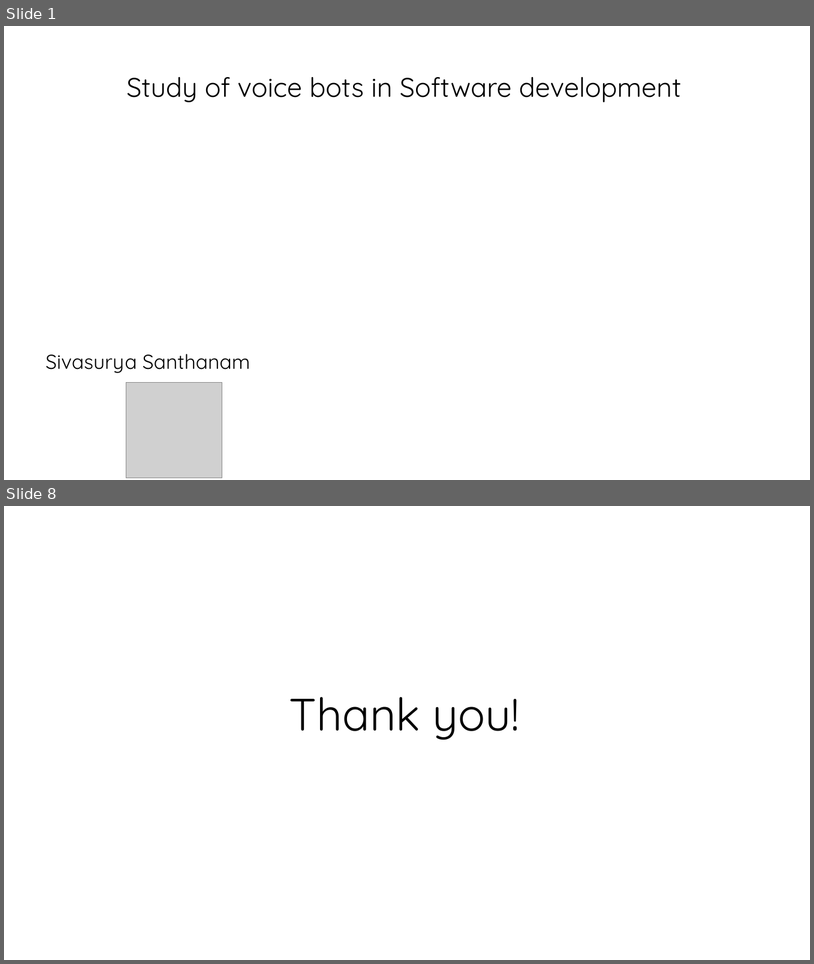
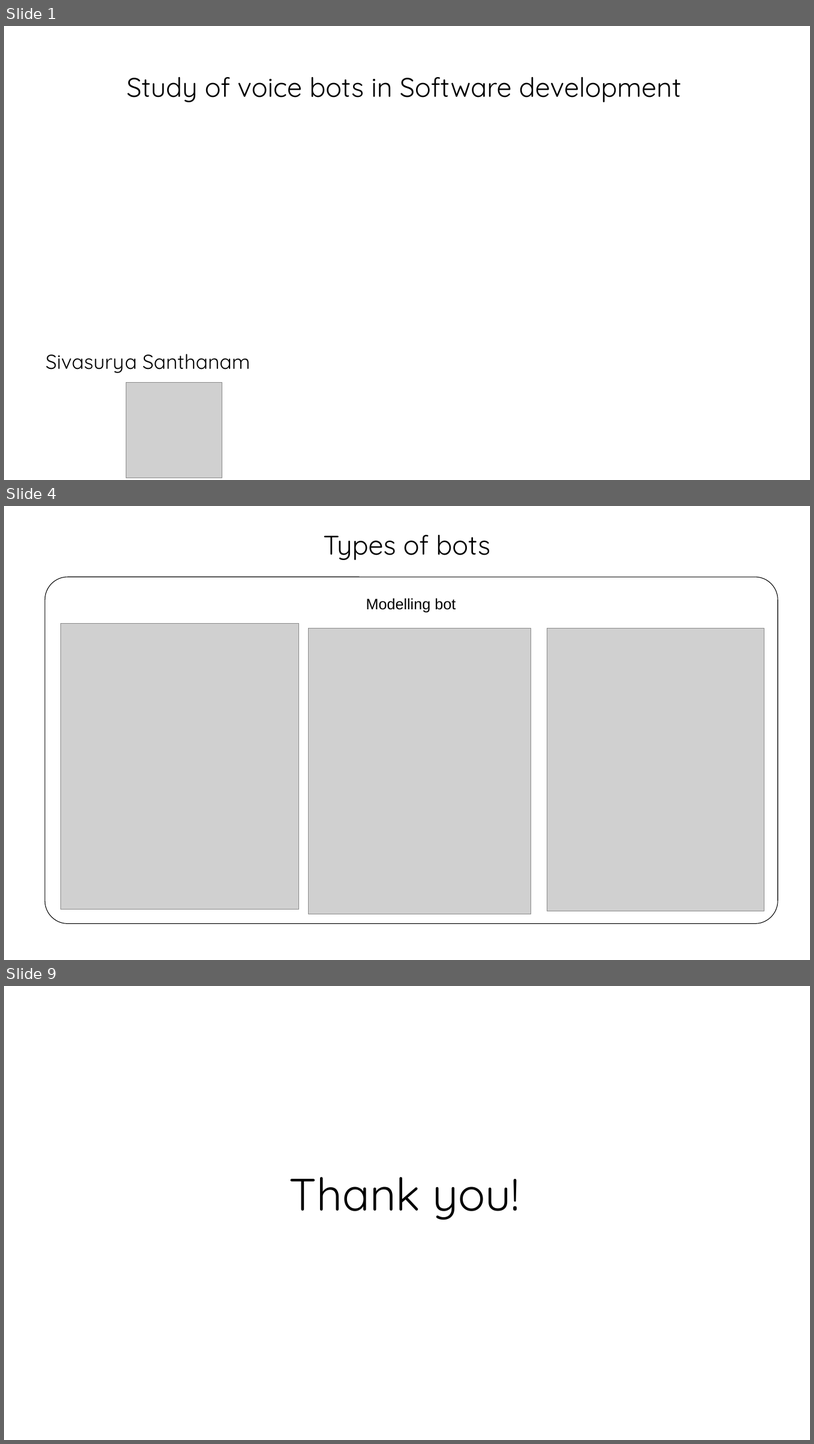
Before and after one commit to chmodsss/interviews-study, a slide deck: interview-artifacts.pptx. Shown one above the other, each under a label of ours: slides 1 and 8 before the commit, slides 1, 4 and 9 after it; the slides between them are not shown. The pictures are 814x964 and 814x1444 pixels, drawn with LibreOffice and Linux fonts; fonts in the diff are those of the drawing; grey boxes stand for pictures; background and template pictures are left out. Boxes give left, top, right and bottom in pixels: in the first picture for what was removed or moved away, otherwise in the second. Text is boxed around its words. In the diff, an @@ line names an element or a change of style, - is before the commit and + after.

```diff
--- a/interview-artifacts.pptx
+++ b/interview-artifacts.pptx
@@ slide 4 added at <box>4,506,810,960</box>, background #FFFFFF @@
@@ title added at <box>323,535,491,560</box>, 32 pt, text #000000 @@
+Types of bots
@@ rounded rectangle added at <box>45,577,779,923</box>, outline #000000 0.75 pt @@
@@ text added at <box>366,598,456,613</box>, 18 pt, text #000000 @@
+Modelling bot
@@ picture added at <box>61,623,299,909</box> @@
@@ picture added at <box>309,628,531,913</box> @@
@@ picture added at <box>548,628,764,911</box> @@
@@ what was slide 8 is now slide 9 @@
```
Also in this commit, not shown: 2 slides changed, 4 other slides added, 4 slides removed, 1 other file.
